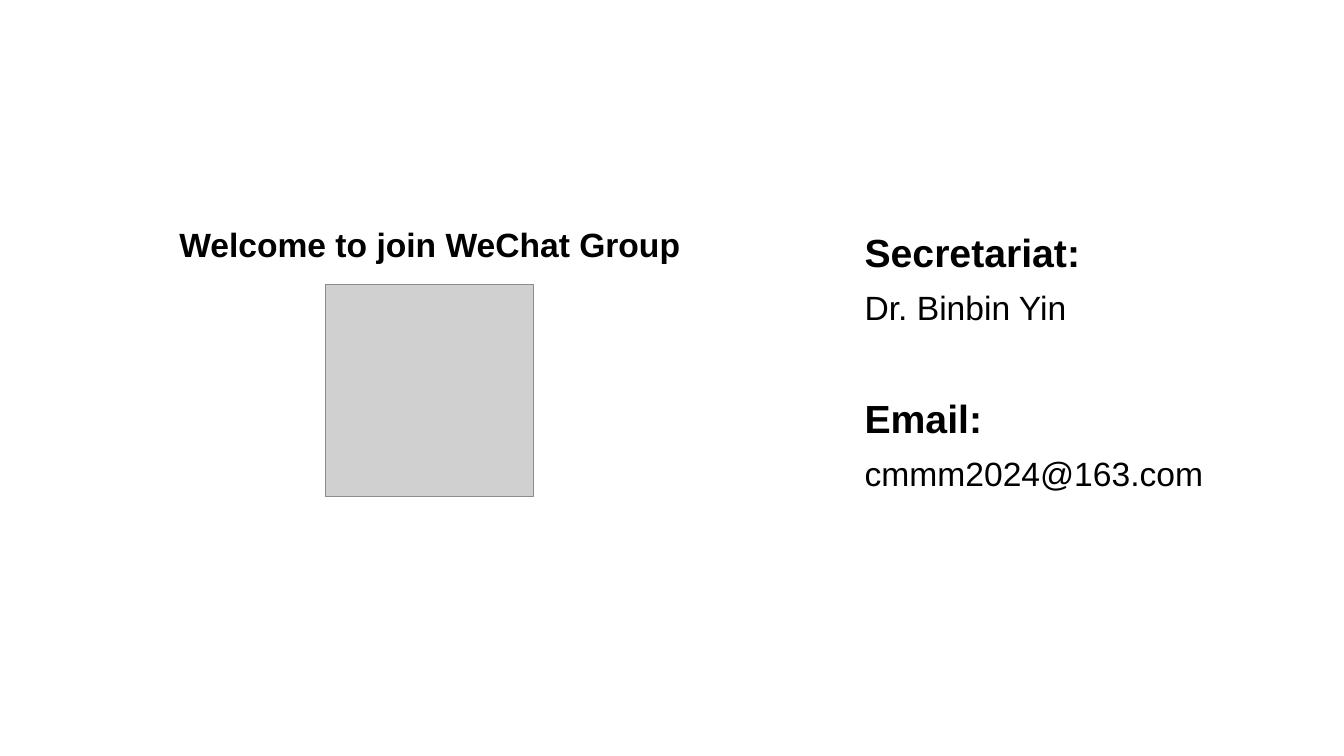
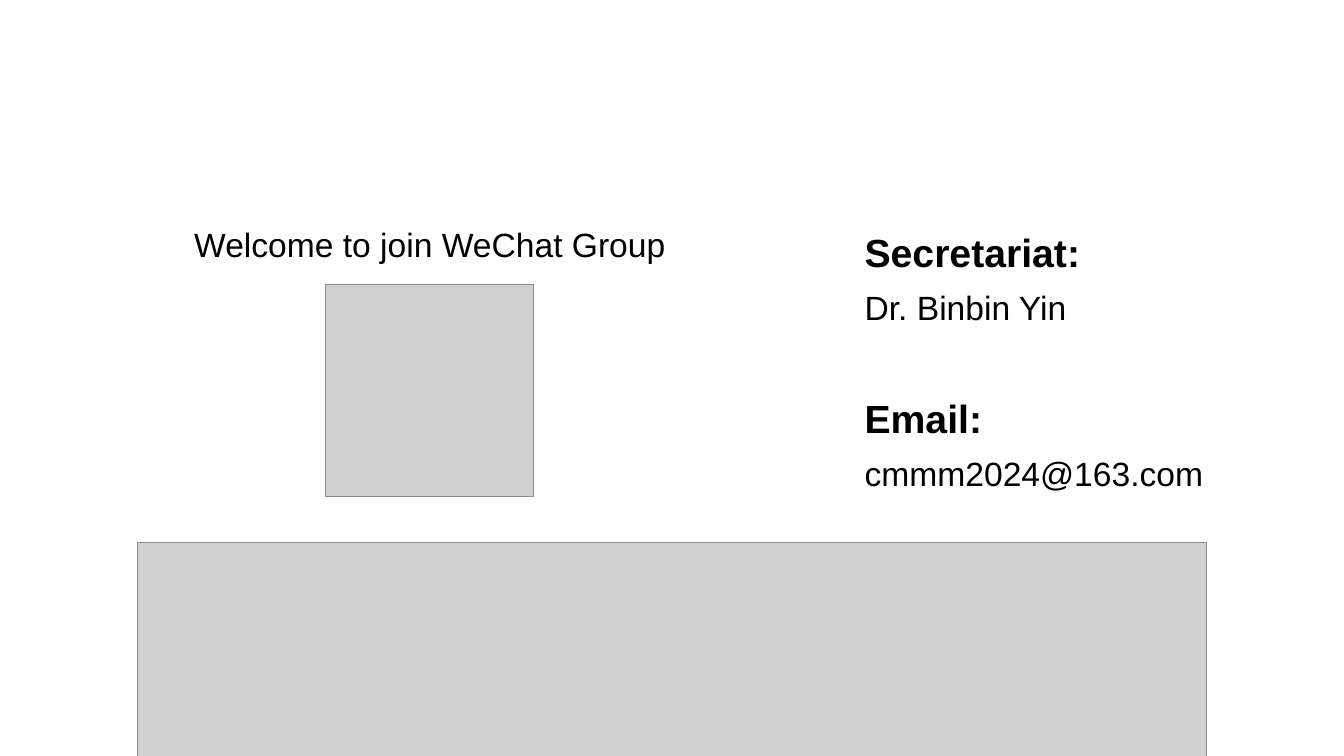
Before and after one commit to zhangxy911/zhangxy911.github.io, a slide deck: slide 16 of assets/figures.pptx. Drawn at 1344x756 pixels with LibreOffice and Linux fonts; fonts in the diff are those of the drawing; grey boxes stand for pictures. Boxes give left, top, right and bottom in pixels: in the first picture for what was removed or moved away, otherwise in the second. Text is boxed around its words. In the diff, an @@ line names an element or a change of style, - is before the commit and + after.

```diff
--- a/assets/figures.pptx
+++ b/assets/figures.pptx
@@ text "Welcome to join WeChat Group" at <box>194,232,665,264</box>: bold off @@
@@ picture added at <box>137,542,1207,756</box> @@
```
Also in this commit, not shown: 6 other files.
